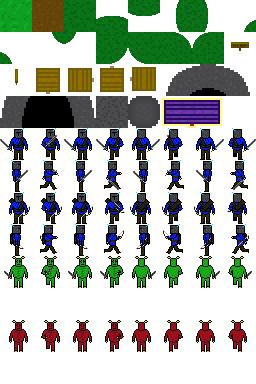
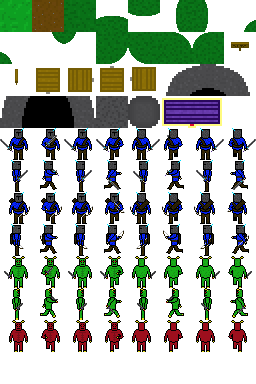
Layered file, before and after one edit (256 × 384). Changes by layer:
added group "West Walking(Melee)" with 8 layers in group "ENEMY ANIMATIONS" over (x1=137, y1=288, x2=248, y2=320)
added layer "Dagger 4" (1st of 4, in "ENEMY ANIMATIONS" › "West Walking(Melee)") in group "West Walking(Melee)" over (x1=238, y1=305, x2=246, y2=313)
added layer "Frame 4" (3rd of 14, in "ENEMY ANIMATIONS" › "West Walking(Melee)") in group "West Walking(Melee)" over (x1=230, y1=288, x2=248, y2=318)
added layer "Dagger 3" (1st of 4, in "ENEMY ANIMATIONS" › "West Walking(Melee)") in group "West Walking(Melee)" over (x1=201, y1=303, x2=209, y2=311)
added layer "Frame 3" (3rd of 14, in "ENEMY ANIMATIONS" › "West Walking(Melee)") in group "West Walking(Melee)" over (x1=203, y1=288, x2=212, y2=320)
added layer "Frame 2" (3rd of 14, in "ENEMY ANIMATIONS" › "West Walking(Melee)") in group "West Walking(Melee)" over (x1=166, y1=288, x2=184, y2=318)
added layer "Dagger 2" (1st of 3, in "ENEMY ANIMATIONS" › "West Walking(Melee)") in group "West Walking(Melee)" over (x1=166, y1=295, x2=174, y2=303)
added layer "Frame 1" (3rd of 14, in "ENEMY ANIMATIONS" › "West Walking(Melee)") in group "West Walking(Melee)" over (x1=139, y1=288, x2=148, y2=320)
added group "East Walking(Melee)" with 8 layers in group "ENEMY ANIMATIONS" over (x1=12, y1=288, x2=122, y2=320)
added layer "Frame 4" (4th of 14, in "ENEMY ANIMATIONS" › "East Walking(Melee)") in group "East Walking(Melee)" over (x1=104, y1=288, x2=122, y2=318)
added layer "Frame 3" (4th of 14, in "ENEMY ANIMATIONS" › "East Walking(Melee)") in group "East Walking(Melee)" over (x1=76, y1=288, x2=85, y2=320)
added layer "Frame 2" (4th of 14, in "ENEMY ANIMATIONS" › "East Walking(Melee)") in group "East Walking(Melee)" over (x1=40, y1=288, x2=58, y2=318)
added layer "Frame 1" (4th of 14, in "ENEMY ANIMATIONS" › "East Walking(Melee)") in group "East Walking(Melee)" over (x1=12, y1=288, x2=21, y2=320)
…and 5 more changes (5 added)
